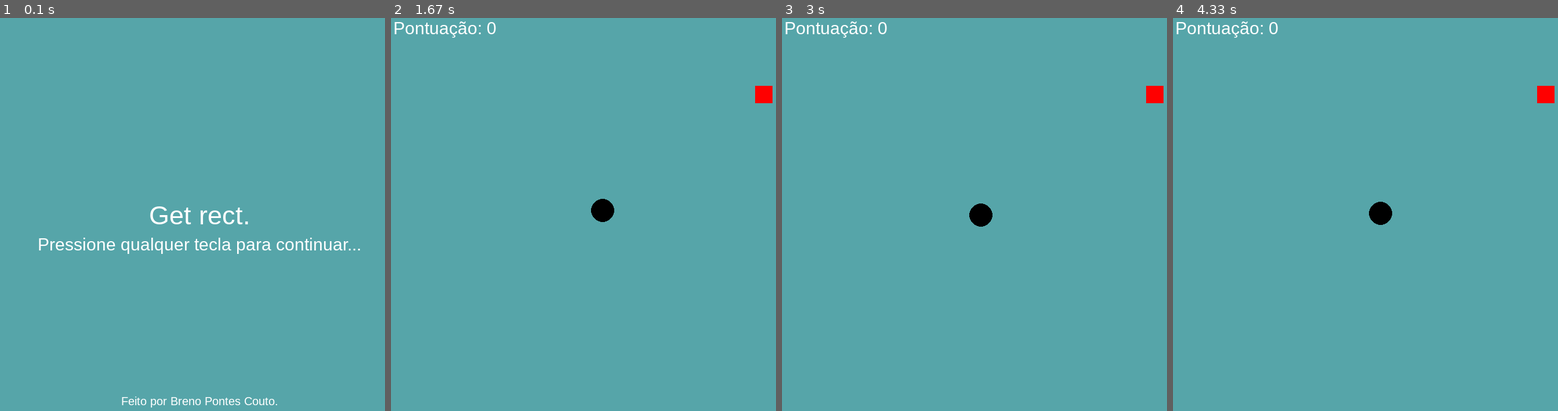
Above: before the commit, frames 1-4 (left to right).
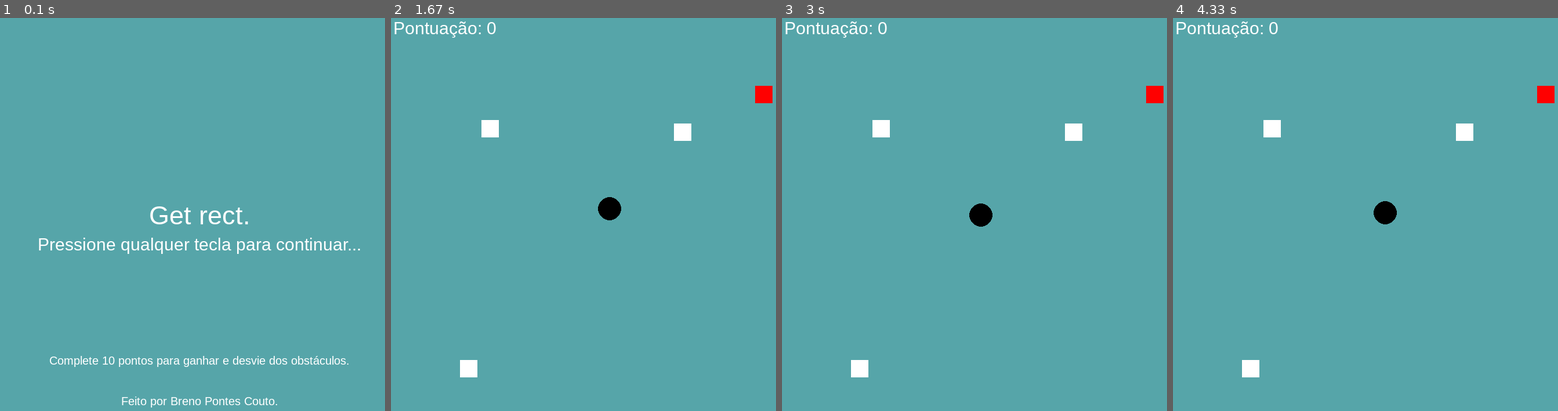
Above: after the commit, the same moments.

Repository: Breno-Pontes-2014/Jogo-Pygame
Game: pygame game, started from Jogo Python/jogo.py
The game is run twice, just before and just after one commit, with the same random seed, the same clock (stepped at 60 frames per second) and the same inputs.
Inputs:
- Up to frame 1 (0.1 s): no input
- Up to frame 2 (1.67 s): hold Right 0.33-0.8 s; hold Up 0.83-1.13 s; hold Right 1.17-1.63 s
- Up to frame 3 (3 s): hold Left 1.67-2.2 s; hold Down 2.23-2.53 s; hold Left 2.57-2.97 s
- Up to frame 4 (4.33 s): hold Up 3-3.37 s; hold Right 3.4-4.03 s; hold Down from 4.07 s (still down)

The runs differ from the first frame. In frame 1, 0.6% of the frame differs, in the area x 12-91%, y 85-89%; in frame 2, 0.8%, in the area x 17-79%, y 25-92%; in frame 3, 0.6%; in frame 4, 0.7%.

Commit message:
Oficiall release of Get Rect. 24/12/2024 at 20:10 p.m

Diff:
--- a/Jogo Python/jogo.py
+++ b/Jogo Python/jogo.py
@@ -1,103 +1,92 @@
 import os
-os.environ['SDL_AUDIODRIVER'] = 'dummy'
 import pygame
 import random
 
-# Configurar o driver de áudio para 'dummy'
-os.environ['SDL_AUDIODRIVER'] = 'dummy'
-
-# Inicialização do Pygame
 pygame.init()
 pygame.mixer.init()
 
-# Definir as dimensões da janela
 Largura = 700
 Altura = 700
 
-# Criar a janela do Pygame
 Tela = pygame.display.set_mode((Largura, Altura), pygame.RESIZABLE)
-
-# Definir o título da janela
 pygame.display.set_caption("Get Rect")
 
-# Definir o volume da música
 pygame.mixer.music.set_volume(0.1)
 
-# Definir cores
 ciano = (86, 165, 169)
 preto = (0, 0, 0)
 branco = (255, 255, 255)
 vermelho = (255, 0, 0)
 
-# Inicializar fonte
 pygame.font.init()
 fonte = pygame.font.SysFont('Arial', 45)
 fonte_2 = pygame.font.SysFont('Arial', 30)
 fonte_3 = pygame.font.SysFont('Helvetica', 20)
+fonte_4 = pygame.font.SysFont('Helvetica', 20)
 
-# Texto a ser exibido
 texto = "Get rect."
 texto_2 = "Pressione qualquer tecla para continuar..."
 texto_3 = "Feito por Breno Pontes Couto."
+texto_4 = "Complete 10 pontos para ganhar e desvie dos obstáculos."
 texto_renderizado = fonte.render(texto, True, branco)
 texto_renderizado2 = fonte_2.render(texto_2, True, branco)
 texto_renderizado3 = fonte_3.render(texto_3, True, branco)
+texto_renderizado4 = fonte_4.render(texto_4, True, branco)
 
-# Função para atualizar a posição dos textos com base no tamanho da janela
 def atualizar_posicoes(Largura, Altura):
     texto_rect = texto_renderizado.get_rect(center=(Largura // 2, Altura // 2))
     texto_rect2 = texto_renderizado2.get_rect(center=(Largura // 2, Altura // 2 + 50))
     texto_rect3 = texto_renderizado3.get_rect(center=(Largura // 2, Altura - 30))
-    return texto_rect, texto_rect2, texto_rect3
+    texto_rect4 = texto_renderizado4.get_rect(center=(Largura // 2, Altura - 100))
+    return texto_rect, texto_rect2, texto_rect3, texto_rect4
 
-# Inicializa as posições dos textos
-texto_rect, texto_rect2, texto_rect3 = atualizar_posicoes(Largura, Altura)
+texto_rect, texto_rect2, texto_rect3, texto_rect4 = atualizar_posicoes(Largura, Altura)
 
-# Diretório dos assets
 pasta_assets = os.path.join(os.getcwd(), 'assets')
 
-# Função para carregar sons
 def load_sound(filename):
     return pygame.mixer.Sound(os.path.join(pasta_assets, filename))
 
-# Carregar som de pontuação e som de desligar
 coin_sound = load_sound('coin.mp3')
 desligar_sound = load_sound('desligar.mp3')
 
-# Carregar imagem de desligar
 desligar_img = pygame.image.load(os.path.join(pasta_assets, 'desligando_img.jpg'))
 
-# Tocar som de fundo inicial
 pygame.mixer.music.load(os.path.join(pasta_assets, 'background.mp3'))
 pygame.mixer.music.play(-1)
 
-# Função para mostrar a tela inicial
 def mostrar_tela_inicial():
     Tela.fill(ciano)
     Tela.blit(texto_renderizado, texto_rect)
     Tela.blit(texto_renderizado2, texto_rect2)
     Tela.blit(texto_renderizado3, texto_rect3)
+    Tela.blit(texto_renderizado4, texto_rect4)
     pygame.display.update()
 
-# Função principal do jogo
+def atualizar_obstaculos(obstaculos, Largura, Altura):
+    for obs in obstaculos:
+        obs[0] = random.randint(0, Largura - obs[2])
+        obs[1] = random.randint(0, Altura - obs[3])
+
 def jogo():
     global Tela, Largura, Altura
 
-    # Parar a música de fundo inicial quando o jogo começar
     pygame.mixer.music.stop()
 
     rodando = True
 
-    # Posições iniciais
     bola_pos = [Largura // 2, Altura // 2]
     bola_vel = [0, 0]
     bola_raio = 20
     quadrado_pos = [random.randint(0, Largura - 20), random.randint(0, Altura - 20)]
     quadrado_tamanho = 30
 
-    # Inicializar a pontuação
     score = 0
     font_score = pygame.font.SysFont('Arial', 30)
+
+    obstaculos = []
+    for _ in range(3):
+        obstaculos.append([random.randint(0, Largura - 30), random.randint(0, Altura - 30), 30, 30])
 
     while rodando:
         for event in pygame.event.get():
@@ -106,20 +95,20 @@
             elif event.type == pygame.VIDEORESIZE:
                 Largura, Altura = event.size
                 Tela = pygame.display.set_mode((Largura, Altura), pygame.RESIZABLE)
-                global texto_rect, texto_rect2, texto_rect3
-                texto_rect, texto_rect2, texto_rect3 = atualizar_posicoes(Largura, Altura)
+                global texto_rect, texto_rect2, texto_rect3, texto_rect4
+                texto_rect, texto_rect2, texto_rect3, texto_rect4 = atualizar_posicoes(Largura, Altura)
 
         keys = pygame.key.get_pressed()
         if keys[pygame.K_LEFT]:
-            bola_vel[0] = -0.4
+            bola_vel[0] = -0.6
         elif keys[pygame.K_RIGHT]:
-            bola_vel[0] = 0.4
+            bola_vel[0] = 0.6
         else:
             bola_vel[0] = 0
         if keys[pygame.K_UP]:
-            bola_vel[1] = -0.4
+            bola_vel[1] = -0.6
         elif keys[pygame.K_DOWN]:
-            bola_vel[1] = 0.4
+            bola_vel[1] = 0.6
         else:
             bola_vel[1] = 0
 
@@ -138,31 +127,40 @@
         if (bola_pos[0] + bola_raio > quadrado_pos[0] and bola_pos[0] - bola_raio < quadrado_pos[0] + quadrado_tamanho and
                 bola_pos[1] + bola_raio > quadrado_pos[1] and bola_pos[1] - bola_raio < quadrado_pos[1] + quadrado_tamanho):
             quadrado_pos = [random.randint(0, Largura - quadrado_tamanho), random.randint(0, Altura - quadrado_tamanho)]
+            atualizar_obstaculos(obstaculos, Largura, Altura)
             score += 1
             coin_sound.play()
 
-        if score == 15:
-            texto_vitoria = "Parabéns! Você ganhou!"
-            texto_renderizado_vitoria = fonte.render(texto_vitoria, True, branco)
-            texto_vitoria_2 = "O jogo está fechando..."
-            texto_renderizado_vitoria_2 = fonte.render(texto_vitoria_2, True, branco)
-            Tela.blit(texto_renderizado_vitoria, (Largura // 2 - texto_renderizado_vitoria.get_width() // 2, Altura // 2 - texto_renderizado_vitoria.get_height() // 2))
-            Tela.blit(texto_renderizado_vitoria_2, (Largura // 2 - texto_renderizado_vitoria_2.get_width() // 2, Altura // 2 - texto_renderizado_vitoria_2.get_height() // 2 + 50))
-            pygame.display.update()
-            pygame.time.wait(1000)
+        for obs in obstaculos:
+            if (bola_pos[0] + bola_raio > obs[0] and bola_pos[0] - bola_raio < obs[0] + obs[2] and
+                    bola_pos[1] + bola_raio > obs[1] and bola_pos[1] - bola_raio < obs[1] + obs[3]):
+                    texto_derrota = "Você bateu em um obstáculo! Você perdeu!"
+                    texto_renderizado_derrota = fonte_2.render(texto_derrota, True, branco)
+                    texto_derrota_2 = "O jogo está fechando..."
+                    texto_renderizado_derrota_2 = fonte_2.render(texto_derrota_2, True, branco)
+                    Tela.blit(texto_renderizado_derrota, (Largura // 2 - texto_renderizado_derrota.get_width() // 2, Altura // 2 - texto_renderizado_derrota.get_height() // 2))
+                    Tela.blit(texto_renderizado_derrota_2, (Largura // 2 - texto_renderizado_derrota_2.get_width() // 2, Altura // 2 - texto_renderizado_derrota_2.get_height() // 2 + 50))
+                    pygame.display.update()
+                    pygame.time.wait(1000)
 
-            # Redimensionar a imagem para ocupar toda a tela
-            desligar_img_resized = pygame.transform.scale(desligar_img, (Largura, Altura))
-            Tela.blit(desligar_img_resized, (0, 0))
-            pygame.display.update()
-            desligar_sound.play()
-            pygame.time.wait(3500)
-            rodando = False
+                    # Centralizar a imagem de desligamento
+                    desligar_img_resized = pygame.transform.scale(desligar_img, (Largura // 2, Altura // 2))
+                    img_x = (Largura - desligar_img_resized.get_width()) // 2
+                    img_y = (Altura - desligar_img_resized.get_height()) // 2
+                    Tela.blit(desligar_img_resized, (img_x, img_y))
+
+                    pygame.display.update()
+                    desligar_sound.play()
+                    pygame.time.wait(3500)
+                    rodando = False
 
         Tela.fill(ciano)
 
         pygame.draw.circle(Tela, preto, bola_pos, bola_raio)
         pygame.draw.rect(Tela, vermelho, (*quadrado_pos, quadrado_tamanho, quadrado_tamanho))
+
+        for obs in obstaculos:
+            pygame.draw.rect(Tela, branco, obs)
 
         score_renderizado = font_score.render(f'Pontuação: {score}', True, branco)
         Tela.blit(score_renderizado, (10, 10))
@@ -182,8 +180,6 @@
 
     mostrar_tela_inicial()
 
-# Iniciar a música de fundo inicial
 pygame.mixer.music.play(-1)
 
-# Iniciar o jogo após a tecla ser pressionada
 jogo()
--- a/jogo.py
+++ /dev/null
@@ -1,188 +0,0 @@
-import os
-import pygame
-import random
-
-# Configurar o driver de áudio para 'dummy'
-os.environ['SDL_AUDIODRIVER'] = 'dummy'
-
-# Inicialização do Pygame
-pygame.init()
-pygame.mixer.init()
-
-# Definir as dimensões da janela
-Largura = 700
-Altura = 700
-
-# Criar a janela do Pygame
-Tela = pygame.display.set_mode((Largura, Altura), pygame.RESIZABLE)
-
-# Definir o título da janela
-pygame.display.set_caption("Get Rect")
-
-# Definir o volume da música
-pygame.mixer.music.set_volume(0.1)
-
-# Definir cores
-ciano = (86, 165, 169)
-preto = (0, 0, 0)
-branco = (255, 255, 255)
-vermelho = (255, 0, 0)
-
-# Inicializar fonte
-pygame.font.init()
-fonte = pygame.font.SysFont('Arial', 45)
-fonte_2 = pygame.font.SysFont('Arial', 30)
-fonte_3 = pygame.font.SysFont('Helvetica', 20)
-
-# Texto a ser exibido
-texto = "Get rect."
-texto_2 = "Pressione qualquer tecla para continuar..."
-texto_3 = "Feito por Breno Pontes Couto."
-texto_renderizado = fonte.render(texto, True, branco)
-texto_renderizado2 = fonte_2.render(texto_2, True, branco)
-texto_renderizado3 = fonte_3.render(texto_3, True, branco)
-
-# Função para atualizar a posição dos textos com base no tamanho da janela
-def atualizar_posicoes(Largura, Altura):
-    texto_rect = texto_renderizado.get_rect(center=(Largura // 2, Altura // 2))
-    texto_rect2 = texto_renderizado2.get_rect(center=(Largura // 2, Altura // 2 + 50))
-    texto_rect3 = texto_renderizado3.get_rect(center=(Largura // 2, Altura - 30))
-    return texto_rect, texto_rect2, texto_rect3
-
-# Inicializa as posições dos textos
-texto_rect, texto_rect2, texto_rect3 = atualizar_posicoes(Largura, Altura)
-
-# Diretório dos assets
-pasta_assets = os.path.join(os.getcwd(), 'assets')
-
-# Função para carregar sons
-def load_sound(filename):
-    return pygame.mixer.Sound(os.path.join(pasta_assets, filename))
-
-# Carregar som de pontuação e som de desligar
-coin_sound = load_sound('coin.mp3')
-desligar_sound = load_sound('desligar.mp3')
-
-# Carregar imagem de desligar
-desligar_img = pygame.image.load(os.path.join(pasta_assets, 'desligando_img.jpg'))
-
-# Tocar som de fundo inicial
-pygame.mixer.music.load(os.path.join(pasta_assets, 'background.mp3'))
-pygame.mixer.music.play(-1)
-
-# Função para mostrar a tela inicial
-def mostrar_tela_inicial():
-    Tela.fill(ciano)
-    Tela.blit(texto_renderizado, texto_rect)
-    Tela.blit(texto_renderizado2, texto_rect2)
-    Tela.blit(texto_renderizado3, texto_rect3)
-    pygame.display.update()
-
-# Função principal do jogo
-def jogo():
-    global Tela, Largura, Altura
-
-    # Parar a música de fundo inicial quando o jogo começar
-    pygame.mixer.music.stop()
-
-    rodando = True
-
-    # Posições iniciais
-    bola_pos = [Largura // 2, Altura // 2]
-    bola_vel = [0, 0]
-    bola_raio = 20
-    quadrado_pos = [random.randint(0, Largura - 20), random.randint(0, Altura - 20)]
-    quadrado_tamanho = 30
-
-    # Inicializar a pontuação
-    score = 0
-    font_score = pygame.font.SysFont('Arial', 30)
-
-    while rodando:
-        for event in pygame.event.get():
-            if event.type == pygame.QUIT:
-                rodando = False
-            elif event.type == pygame.VIDEORESIZE:
-                Largura, Altura = event.size
-                Tela = pygame.display.set_mode((Largura, Altura), pygame.RESIZABLE)
-                global texto_rect, texto_rect2, texto_rect3
-                texto_rect, texto_rect2, texto_rect3 = atualizar_posicoes(Largura, Altura)
-
-        keys = pygame.key.get_pressed()
-        if keys[pygame.K_LEFT]:
-            bola_vel[0] = -0.4
-        elif keys[pygame.K_RIGHT]:
-            bola_vel[0] = 0.4
-        else:
-            bola_vel[0] = 0
-        if keys[pygame.K_UP]:
-            bola_vel[1] = -0.4
-        elif keys[pygame.K_DOWN]:
-            bola_vel[1] = 0.4
-        else:
-            bola_vel[1] = 0
-
-        bola_pos[0] += bola_vel[0]
-        bola_pos[1] += bola_vel[1]
-
-        if bola_pos[0] - bola_raio < 0:
-            bola_pos[0] = bola_raio
-        if bola_pos[0] + bola_raio > Largura:
-            bola_pos[0] = Largura - bola_raio
-        if bola_pos[1] - bola_raio < 0:
-            bola_pos[1] = bola_raio
-        if bola_pos[1] + bola_raio > Altura:
-            bola_pos[1] = Altura - bola_raio
-
-        if (bola_pos[0] + bola_raio > quadrado_pos[0] and bola_pos[0] - bola_raio < quadrado_pos[0] + quadrado_tamanho and
-                bola_pos[1] + bola_raio > quadrado_pos[1] and bola_pos[1] - bola_raio < quadrado_pos[1] + quadrado_tamanho):
-            quadrado_pos = [random.randint(0, Largura - quadrado_tamanho), random.randint(0, Altura - quadrado_tamanho)]
-            score += 1
-            coin_sound.play()
-
-        if score == 15:
-            texto_vitoria = "Parabéns! Você ganhou!"
-            texto_renderizado_vitoria = fonte.render(texto_vitoria, True, branco)
-            texto_vitoria_2 = "O jogo está fechando..."
-            texto_renderizado_vitoria_2 = fonte.render(texto_vitoria_2, True, branco)
-            Tela.blit(texto_renderizado_vitoria, (Largura // 2 - texto_renderizado_vitoria.get_width() // 2, Altura // 2 - texto_renderizado_vitoria.get_height() // 2))
-            Tela.blit(texto_renderizado_vitoria_2, (Largura // 2 - texto_renderizado_vitoria_2.get_width() // 2, Altura // 2 - texto_renderizado_vitoria_2.get_height() // 2 + 50))
-            pygame.display.update()
-            pygame.time.wait(1000)
-
-            # Redimensionar a imagem para ocupar toda a tela
-            desligar_img_resized = pygame.transform.scale(desligar_img, (Largura, Altura))
-            Tela.blit(desligar_img_resized, (0, 0))
-            pygame.display.update()
-            desligar_sound.play()
-            pygame.time.wait(3500)
-            rodando = False
-
-        Tela.fill(ciano)
-
-        pygame.draw.circle(Tela, preto, bola_pos, bola_raio)
-        pygame.draw.rect(Tela, vermelho, (*quadrado_pos, quadrado_tamanho, quadrado_tamanho))
-
-        score_renderizado = font_score.render(f'Pontuação: {score}', True, branco)
-        Tela.blit(score_renderizado, (10, 10))
-
-        pygame.display.update()
-
-    pygame.quit()
-
-esperando = True
-while esperando:
-    for event in pygame.event.get():
-        if event.type == pygame.QUIT:
-            esperando = False
-            rodando = False
-        if event.type == pygame.KEYDOWN:
-            esperando = False
-
-    mostrar_tela_inicial()
-
-# Iniciar a música de fundo inicial
-pygame.mixer.music.play(-1)
-
-# Iniciar o jogo após a tecla ser pressionada
-jogo()
Binary file added: Jogo Python/assets/baixados.jfif
Binary file removed: assets/desligando_img.jpg
Not shown, removed: assets/background.mp3
Not shown, removed: assets/coin.mp3
Not shown, removed: assets/desligar.mp3
